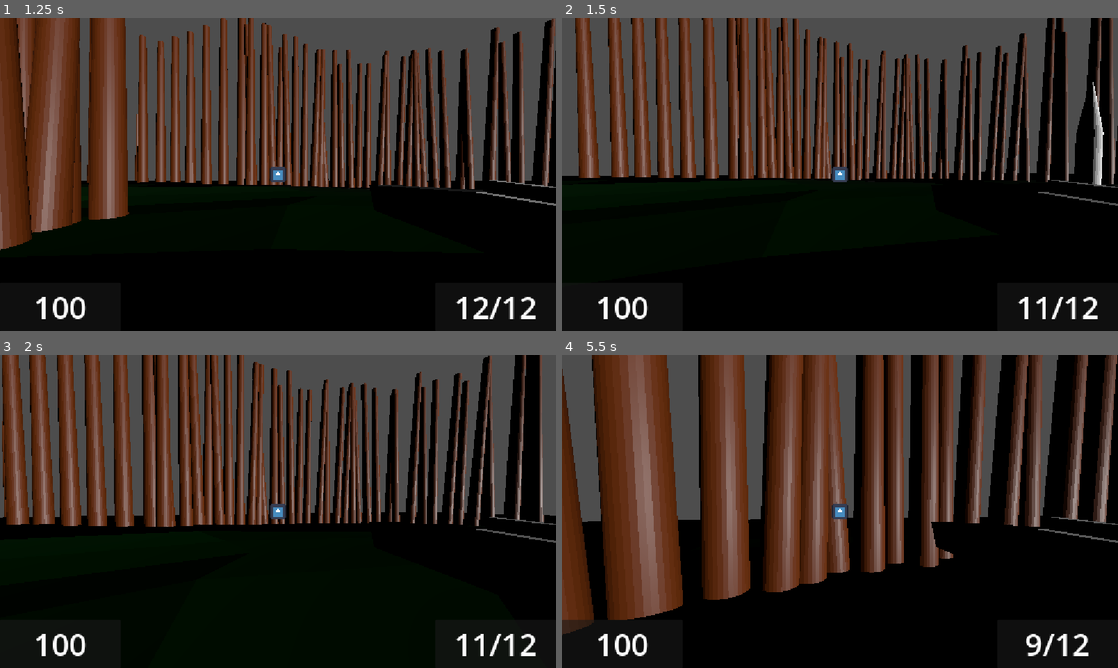
Above: before the commit, frames 1-4 (two rows, left to right).
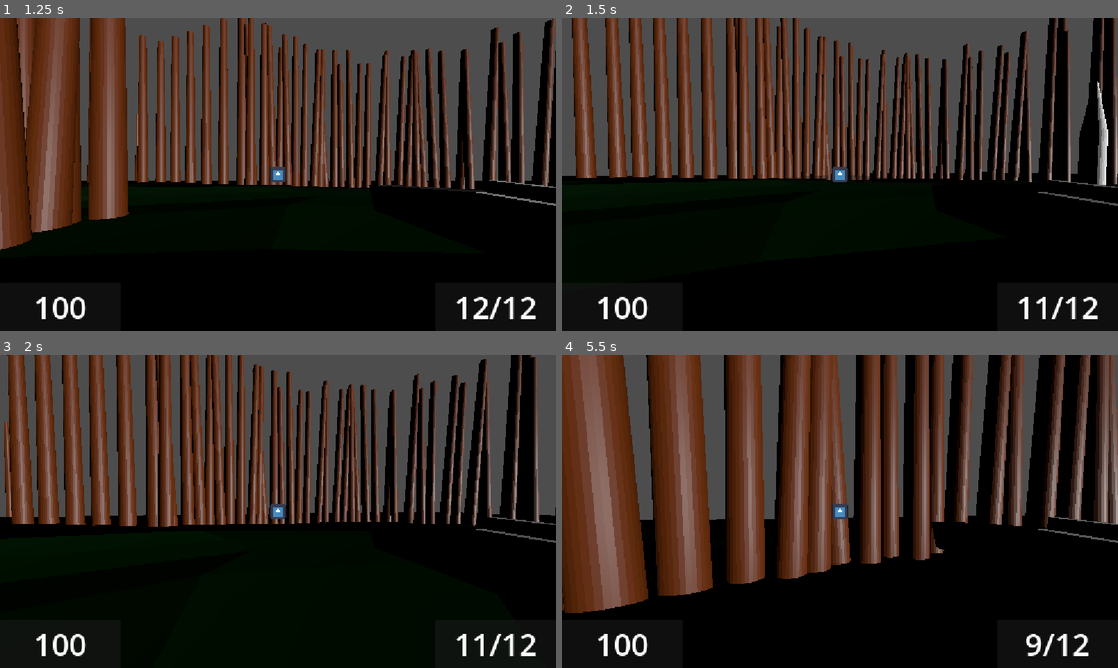
Above: after the commit, the same moments.

Repository: flowerFawn/unnamed-narrative-fps
Game: Godot game, scene res://ui/main menu/main menu.tscn
The game is run twice, just before and just after one commit, with the same random seed, the same clock (stepped at 60 frames per second) and the same inputs. The engine's default icon, where the game draws it, is replaced by a stand-in: a white triangle on a blue panel in a dark square.
Inputs (mouse positions are in pixels of both pictures, inside the frame that each line leads up to):
- Up to frame 1 (1.25 s): click "Demo Level" at 0.5 s
- Up to frame 2 (1.5 s): move the mouse to (867, 174) at 1.27 s; press the mouse at (867, 174) at 1.28 s; hold W (Move Forward) from 1.28 s (still down)
- Up to frame 3 (2 s): keep holding W (Move Forward); tap Space (Jump) at 1.52 s
- Up to frame 4 (5.5 s): keep holding W (Move Forward); move the mouse to (812, 511) at 2.02 s; release the mouse at (812, 511) at 2.03 s; tap Shift (Sprint) at 2.1, 3.6, 5.1 s; tap Space (Jump) at 2.27, 3.77, 4.52, 5.27 s; move the mouse to (851, 505) at 2.77 s; press the mouse at (851, 505) at 2.78 s; move the mouse to (834, 517) at 3.52 s; release the mouse at (834, 517) at 3.53 s; move the mouse to (878, 514) at 4.27 s; press the mouse at (878, 514) at 4.28 s; move the mouse to (795, 508) at 5.02 s; release the mouse at (795, 508) at 5.03 s

Frame 1 is identical in both runs. In frame 2, 16% of the frame differs, in the area x 1-100%, y 0-60%; in frame 3, 26%; in frame 4, 52%, in the area x 0-100%, y 0-90%.

Commit message:
increased weapon ranges and reload times

Diff:
--- a/player/player.gd
+++ b/player/player.gd
@@ -5,10 +5,10 @@
 ##Depending on the state runs a different process, and then calls move_and_slide().
 ##Contains a PlayerHead that controls the camera and shooting.
 
-const BASE_SPEED:int = 3
-const SPRINT_MULTIPLIER:float = 2
+const BASE_SPEED:int = 4
+const SPRINT_MULTIPLIER:float = 1.5
 const JUMP_VERTICAL_FORCE:float = 2.5
-const JUMP_HORIZONTAL_MULTIPLIER:float = 2
+const JUMP_HORIZONTAL_MULTIPLIER:float = 1.2
 
 const MAX_HP:int = 100
 
--- a/weapons/resources/Auto Rifle.tres
+++ b/weapons/resources/Auto Rifle.tres
@@ -9,8 +9,8 @@
 name = "Auto Rifle"
 damage = 8
 cooldown = 0.1
-range = 10.0
-reload_time = 3.0
+range = 30.0
+reload_time = 5.0
 auto_mode = 2
 desired_shooting_distance = 7.0
 maximum_comfortable_shooting_distance = 9.0
--- a/weapons/resources/Enemy Sniper.tres
+++ b/weapons/resources/Enemy Sniper.tres
@@ -10,7 +10,7 @@
 damage = 90
 range = 80.0
 mag_size = 1
-reload_time = 4.0
+reload_time = 6.0
 desired_shooting_distance = 40.0
 maximum_comfortable_shooting_distance = 80.0
 minimum_comfortable_shooting_distance = 30.0
--- a/weapons/resources/Pistol.tres
+++ b/weapons/resources/Pistol.tres
@@ -23,8 +23,9 @@
 script = ExtResource("1_i2rap")
 name = "Pistol"
 damage = 10
-range = 6.0
+range = 20.0
 mag_size = 12
+reload_time = 2.5
 auto_mode = 1
 desired_shooting_distance = 5.0
 maximum_comfortable_shooting_distance = 6.0
--- a/weapons/resources/Player Sniper.tres
+++ b/weapons/resources/Player Sniper.tres
@@ -10,7 +10,7 @@
 damage = 90
 range = 50.0
 mag_size = 1
-reload_time = 4.0
+reload_time = 6.0
 desired_shooting_distance = 40.0
 maximum_comfortable_shooting_distance = 50.0
 minimum_comfortable_shooting_distance = 30.0
